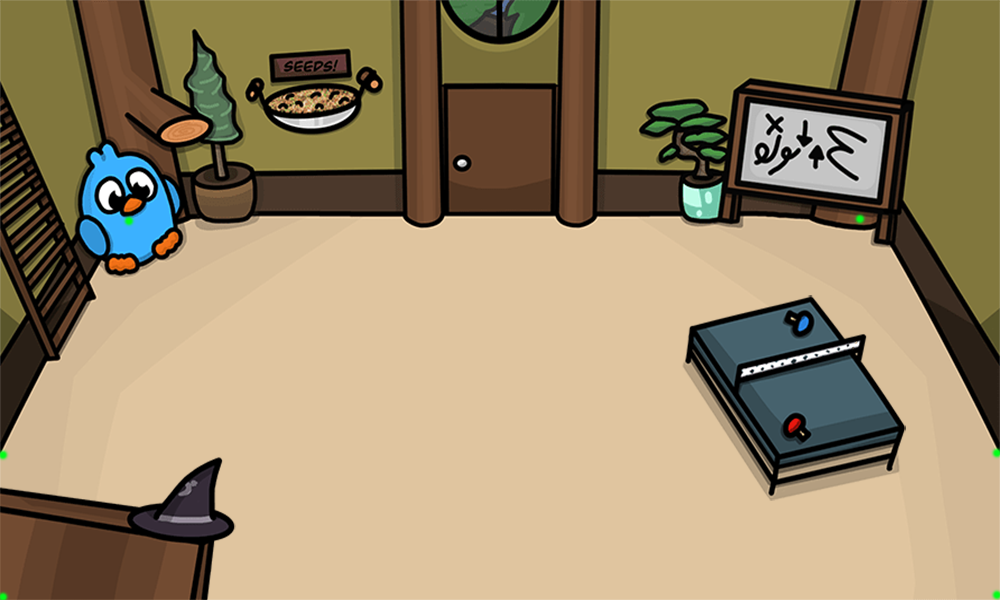
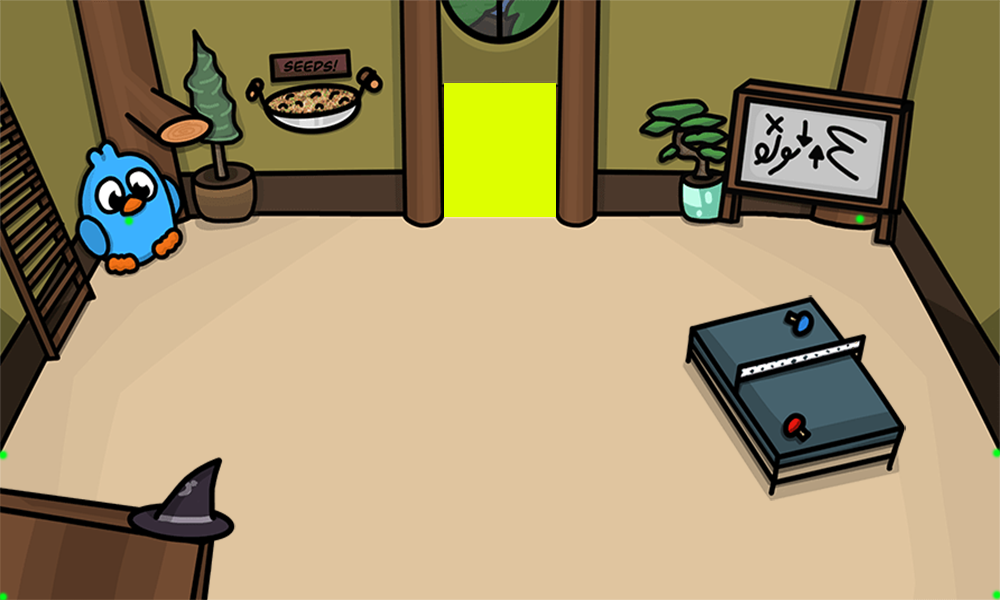
Comparing the layer stacks of the two 1000 × 600 images. Changes:
added group "Triggers" with 1 layers above "Collisions" over [444, 83, 556, 217]
added layer "changeRoom town" in group "Triggers" over [444, 83, 556, 217]
